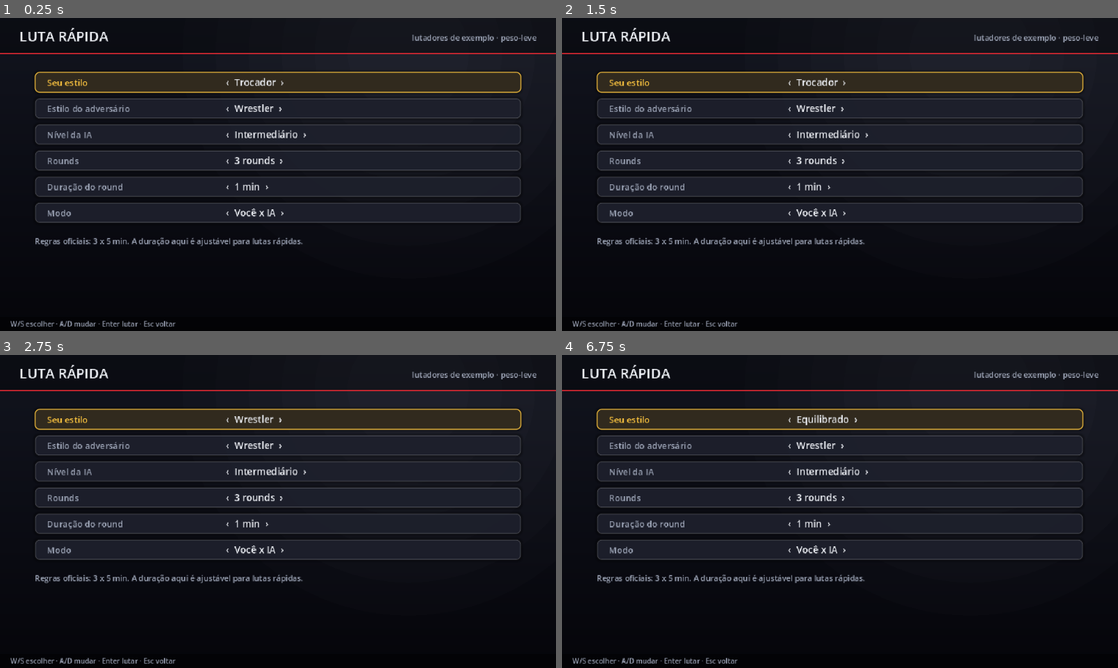
Above: before the commit, frames 1-4 (two rows, left to right).
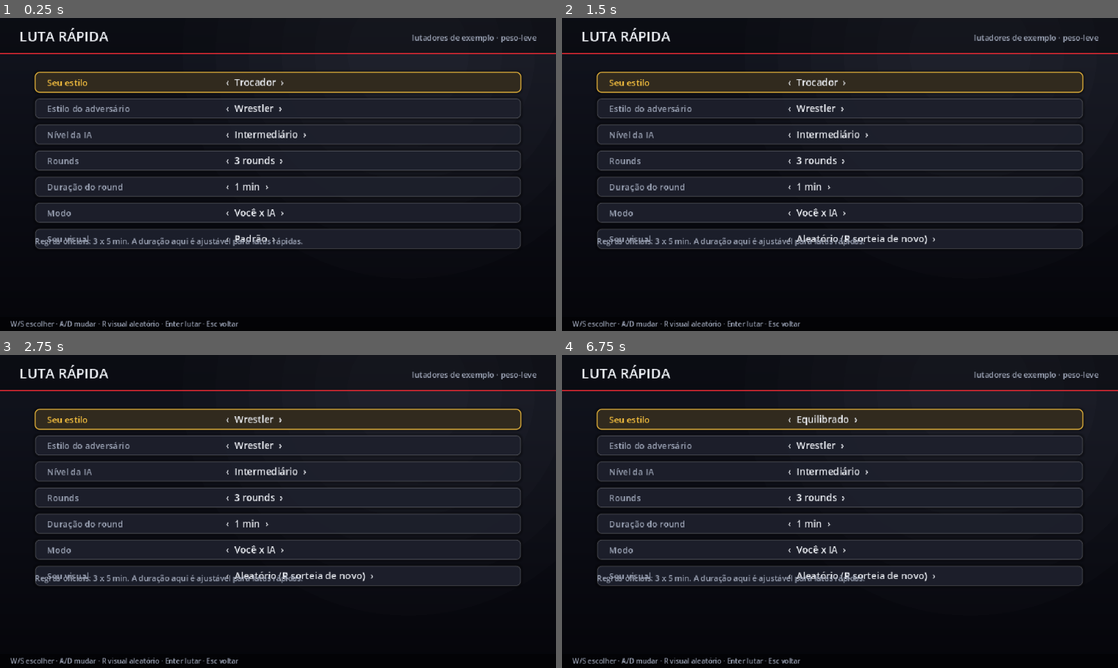
Above: after the commit, the same moments.

Repository: Haikoo1/cage-of-warriors-mma
Game: Godot game, scene res://scenes/ui/quick_fight_menu.tscn
Two runs of this game, one before a commit and one after it. Both use one fixed random seed, a clock stepped at 60 frames per second and the inputs below. This scene is started directly instead of the project's main scene.
Inputs (mouse positions are in pixels of both pictures, inside the frame that each line leads up to):
- Up to frame 1 (0.25 s): no input
- Up to frame 2 (1.5 s): tap Enter at 0.5, 0.8, 1.35 s; move the mouse to (962, 158) at 0.52 s; hold Right 0.53-1.28 s; tap R at 0.6 s; click (962, 158) at 0.67 s; tap Space (technique) at 1.25 s; move the mouse to (728, 190) at 1.27 s; hold A (move_back) from 1.28 s (still down)
- Up to frame 3 (2.75 s): tap Keypad Enter at 1.55, 2.1 s; tap Enter at 2 s; move the mouse to (333, 442) at 2.02 s; release A (move_back) at 2.03 s; hold Right from 2.03 s (still down); tap R at 2.3 s
- Up to frame 4 (6.75 s): tap Space (technique) at 2.75, 4.25 s; move the mouse to (812, 574) at 2.77 s; release Right at 2.78 s; hold D (move_forward) 2.78-3.53 s; tap L (grapple) at 2.85 s; click (812, 574) at 2.92 s; tap Enter at 3.05, 3.5, 5.3 s; move the mouse to (1006, 558) at 3.52 s; hold Shift (guard) 3.53-4.28 s; hold Left 3.53-5.03 s; tap Keypad Enter at 3.8, 6.05 s; move the mouse to (673, 464) at 4.27 s; tap U (lead_hand) at 4.35 s; tap R at 4.55 s; move the mouse to (867, 511) at 5.02 s; hold A (move_back) 5.03-5.78 s; tap J (lead_leg) at 5.1 s; click (867, 511) at 5.17 s; move the mouse to (756, 433) at 5.77 s; hold Right 5.78-6.53 s; tap Q (mod_body) at 5.85 s; move the mouse to (962, 495) at 6.52 s; hold D (move_forward) from 6.53 s (still down); hold E (mod_curved) from 6.53 s (still down)

The runs differ from the first frame. In frame 1, 2.9% of the frame differs, in the area x 6-94%, y 67-99%; in frame 2, 3.1%; in frame 3, 3.1%; in frame 4, 3.1%.
Error in both runs: Assertion failed: ScreenRoot não registrado (res://src/app/autoload/scene_router.gd:28)

Commit message:
Luta Rápida com visual do jogador (padrão, aleatório ou da carreira)

Diff:
--- a/src/app/quick_fight.gd
+++ b/src/app/quick_fight.gd
@@ -36,16 +36,20 @@
 
 
 static func build(defs: Definitions, player_style: int, opp_style: int, profile: int, title: bool,
-		round_length: int, watch_only: bool, seed: int) -> Config:
+		round_length: int, watch_only: bool, seed: int, look: Appearance = null) -> Config:
 	var cfg: Config = Config.new()
 	var setup: FightSetup = FightSetup.new()
 	setup.bout_id = &"QUICK"
-	setup.fighter_a = FighterSnapshot.from_fighter(fighter_for_style(&"F-A", "Você" if not watch_only else STYLES[player_style], player_style))
+	var me: FighterState = fighter_for_style(&"F-A", "Você" if not watch_only else STYLES[player_style], player_style)
+	if look != null:
+		me.appearance = look.duplicate_appearance()
+	setup.fighter_a = FighterSnapshot.from_fighter(me)
 	var opp: FighterState = fighter_for_style(&"F-B", STYLES[opp_style], opp_style)
 	var look_rng: RandomNumberGenerator = RandomNumberGenerator.new()
 	look_rng.seed = seed
 	opp.appearance = Appearance.random(look_rng, true)
-	opp.appearance.shorts = 1 if opp.appearance.shorts == 0 else opp.appearance.shorts
+	if opp.appearance.shorts == me.appearance.shorts:  # cores de calção sempre distintas (leitura de quem é quem)
+		opp.appearance.shorts = (me.appearance.shorts + 1) % Appearance.SHORTS_COLORS.size()
 	setup.fighter_b = FighterSnapshot.from_fighter(opp)
 	setup.ruleset_id = &"rs_standard"
 	setup.weight_class_id = &"m_lightweight"
--- a/src/presentation/ui/quick_fight_menu.gd
+++ b/src/presentation/ui/quick_fight_menu.gd
@@ -1,9 +1,10 @@
 extends Control
 ## Menu da Luta Rápida: W/S escolhe a linha, A/D muda o valor, Enter começa, Esc volta.
 
-const ROWS: Array[String] = ["Seu estilo", "Estilo do adversário", "Nível da IA", "Rounds", "Duração do round", "Modo"]
+const ROWS: Array[String] = ["Seu estilo", "Estilo do adversário", "Nível da IA", "Rounds", "Duração do round", "Modo", "Seu visual"]
 
-var values: Array[int] = [0, 1, 1, 0, 0, 0]
+var values: Array[int] = [0, 1, 1, 0, 0, 0, 0]
+var random_look: Appearance = Appearance.new()
 var row: int = 0
 
 
@@ -17,7 +18,19 @@
 			return ["3 rounds", "5 rounds (título)"]
 		4:
 			return QuickFight.ROUND_LENGTHS.map(func(s: int) -> String: return "%d min" % (s / 60))
-	return ["Você x IA", "IA x IA (assistir)"]
+		5:
+			return ["Você x IA", "IA x IA (assistir)"]
+	var looks: Array = ["Padrão", "Aleatório (R sorteia de novo)"]
+	if GameSession.career != null:
+		looks.append("Do lutador da carreira")
+	return looks
+
+
+func _look() -> Appearance:
+	match values[6]:
+		1: return random_look
+		2: return GameSession.career.state.player().appearance if GameSession.career != null else null
+	return null
 
 
 func _process(_delta: float) -> void:
@@ -32,7 +45,7 @@
 		UiDraw.text(self, rect.position + Vector2(14, 16), ROWS[i], UiDraw.C_SEL if i == row else UiDraw.C_DIM, 10)
 		UiDraw.text(self, rect.position + Vector2(220, 16), "‹  %s  ›" % _options(i)[values[i]], UiDraw.C_TEXT, 11)
 	UiDraw.text(self, Vector2(40, 260), "Regras oficiais: 3 x 5 min. A duração aqui é ajustável para lutas rápidas.", UiDraw.C_DIM, UiDraw.SMALL)
-	UiDraw.footer(self, "W/S escolher · A/D mudar · Enter lutar · Esc voltar")
+	UiDraw.footer(self, "W/S escolher · A/D mudar · R visual aleatório · Enter lutar · Esc voltar")
 
 
 func _unhandled_input(event: InputEvent) -> void:
@@ -47,9 +60,14 @@
 			values[row] = (values[row] + _options(row).size() - 1) % _options(row).size()
 		KEY_D, KEY_RIGHT:
 			values[row] = (values[row] + 1) % _options(row).size()
+		KEY_R:
+			var rng: RandomNumberGenerator = RandomNumberGenerator.new()
+			rng.randomize()
+			random_look = Appearance.random(rng, true)
+			values[6] = 1
 		KEY_ENTER, KEY_KP_ENTER:
 			var cfg: QuickFight.Config = QuickFight.build(DataRegistry.definitions, values[0], values[1], values[2],
-				values[3] == 1, values[4], values[5] == 1, Time.get_ticks_usec())
+				values[3] == 1, values[4], values[5] == 1, Time.get_ticks_usec(), _look())
 			SceneRouter.go_to(&"combat_test", {"quick_fight": cfg})
 		KEY_ESCAPE:
 			SceneRouter.go_to(&"boot")
--- /dev/null
+++ b/tests/unit/app/test_quick_fight_look.gd
@@ -0,0 +1,20 @@
+extends TestCase
+## Luta Rápida usa o visual escolhido pelo jogador (D-019) e mantém o adversário com calção contrastante.
+
+
+func test_player_look_is_applied_and_opponent_contrasts() -> void:
+	var defs: Definitions = DataLoader.load_from("res://data")
+	var look: Appearance = Appearance.new()
+	look.hair_style = 2
+	look.shorts = 5
+	var cfg: QuickFight.Config = QuickFight.build(defs, 0, 1, 1, false, 0, false, 42, look)
+	assert_eq(cfg.setup.fighter_a.appearance.hair_style, 2)
+	assert_eq(cfg.setup.fighter_a.appearance.shorts, 5)
+	assert_true(cfg.setup.fighter_b.appearance.shorts != 5, "calção do adversário diferente do jogador")
+
+
+func test_default_look_when_none_given() -> void:
+	var defs: Definitions = DataLoader.load_from("res://data")
+	var cfg: QuickFight.Config = QuickFight.build(defs, 0, 1, 1, false, 0, false, 7)
+	assert_eq(cfg.setup.fighter_a.appearance.to_dict(), Appearance.new().to_dict())
+	assert_true(cfg.setup.fighter_b.appearance.shorts != 0)
Not shown, added: tests/unit/app/test_quick_fight_look.gd.uid
